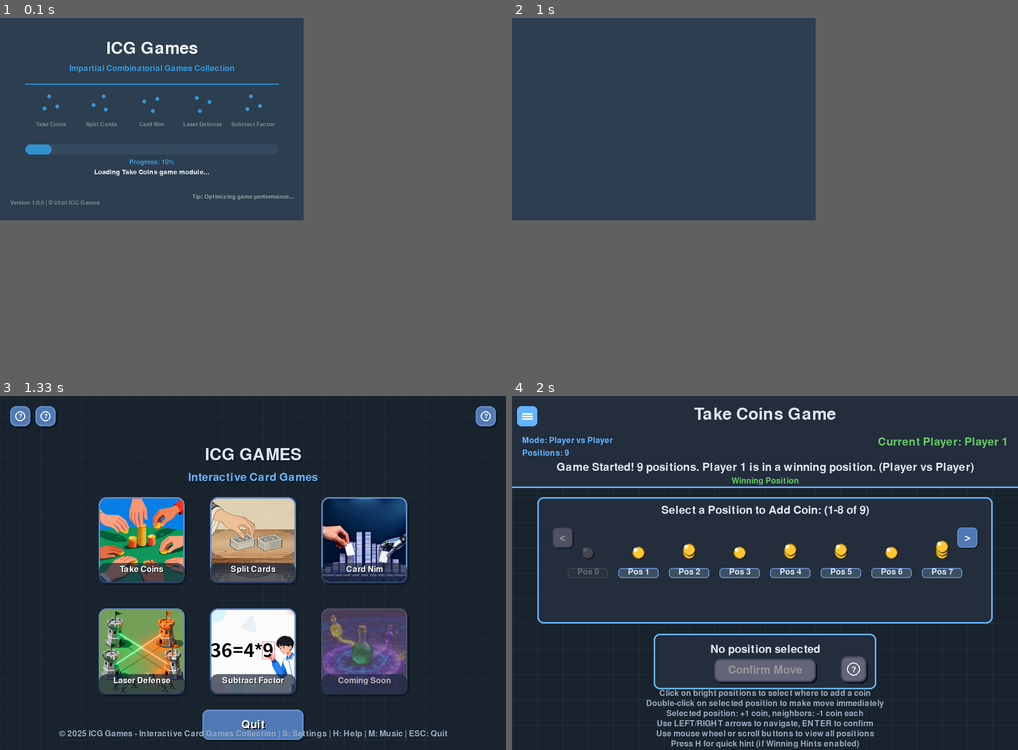
Above: before the commit, frames 1-4 (two rows, left to right).
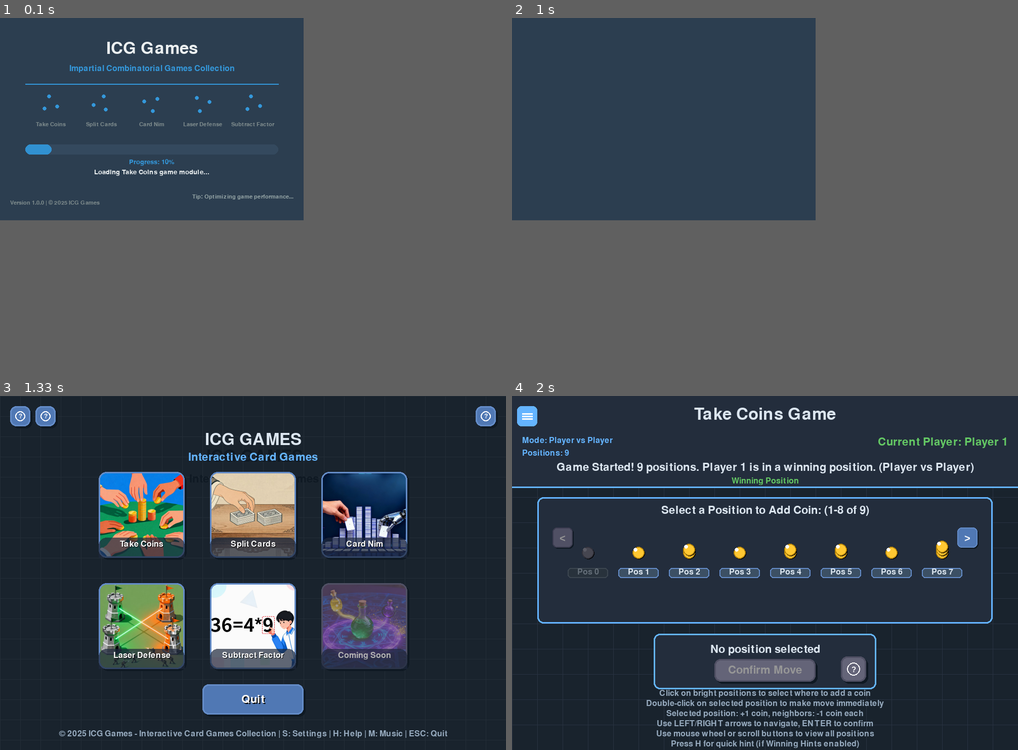
Above: after the commit, the same moments.

Repository: JieteXue/ICG-Games
Game: pygame game, started from src/main.py
Same seed, same stepped clock (60 frames per second), same inputs: the game is played once before the commit and once after it.
Inputs:
- Up to frame 1 (0.1 s): no input
- Up to frame 2 (1 s): tap Space at 0.33 s; tap Enter at 0.67 s
- Up to frame 3 (1.33 s): type "ann" at 1 s
- Up to frame 4 (2 s): tap Enter at 1.33 s; click "Take Coins" at 1.6 s; click "Player vs Player" at 1.93 s

Frames 1-2 are identical in both runs. In frame 3, 31% of the frame differs, in the area x 19-81%, y 10-98%; in frame 4, nothing differs.

Commit message:
Finish BG-Music
Synchronization of main menu and sidebar music button

Diff:
--- a/src/ui/components/music_panel.py
+++ b/src/ui/components/music_panel.py
@@ -23,16 +23,20 @@
         self.panel_y = (SCREEN_HEIGHT - self.panel_height) // 2
 
         # Music list
+        self.music_list = []
+        self.refresh_music_list()  # 新增方法
+
+        self.selected_index = 0
+        self.music_buttons = []
+        self.create_music_buttons()
+    def refresh_music_list(self):
+        """Refresh the music list from the music manager"""
         self.music_list = [
             {"id": 0, "name": "solari", "artist": "Ryuichi Sakamoto", "unlocked": True},
             {"id": 1, "name": "reminisce", "artist": "Aqualina", "unlocked": True},
             {"id": 2, "name": "music for airports", "artist": "Specialists", "unlocked": True},
-            {"id": 3, "name": "quantum", "artist": "bbrother", "unlocked": False}
+            {"id": 3, "name": "quantum", "artist": "bbrother", "unlocked": self.music_manager.is_music_unlocked(3)}
         ]
-
-        self.selected_index = 0
-        self.music_buttons = []
-        self.create_music_buttons()
 
     def create_music_buttons(self):
         """Create music selection buttons"""
@@ -52,12 +56,15 @@
                 i == self.selected_index
             )
             self.music_buttons.append(button)
-
     def show(self):
         """Show the music panel"""
         self.visible = True
-        # 加载当前选择的音乐索引
+        # 每次显示时刷新解锁状态
+        self.refresh_music_list()
         self.selected_index = self.music_manager.get_current_music_index()
+        # 重新创建按钮以反映新的解锁状态
+        self.music_buttons = []
+        self.create_music_buttons()
         self.update_selection()
 
     def hide(self):
--- a/src/ui/components/redeem_dialog.py
+++ b/src/ui/components/redeem_dialog.py
@@ -1,5 +1,3 @@
-# [file name]: redeem_dialog.py
-# [file content begin]
 """
 Redeem CDKEY Dialog Component
 """
@@ -111,25 +109,21 @@
                     self.input_text += event.unicode
 
         return None
-
     def _process_cdkey(self):
         """Process the CDKEY input"""
         cdkey = self.input_text.strip()
 
-        # Check if quantum is already unlocked
-        if self.music_manager.is_music_unlocked(3):
-            self.message = "CDKEY used!"
-            self.message_color = (255, 100, 100)
-            return
-
-        # Check if CDKEY is correct
+        # 检查如果CDKEY正确
         if cdkey == "XLY303":
-            # Unlock quantum music
+            # 解锁音乐
             if self.music_manager.unlock_music(3):
                 self.message = "quantum unlocked!"
                 self.message_color = (100, 255, 100)
+                # 立即刷新音乐面板（如果可见）
+                if hasattr(self, 'parent_menu') and hasattr(self.parent_menu, 'music_panel'):
+                    self.parent_menu.music_panel.refresh_music_list()
             else:
-                self.message = "Error unlocking music"
+                self.message = "Music already unlocked!"
                 self.message_color = (255, 100, 100)
         else:
             self.message = "invalid key"
--- a/src/ui/components/sidebar.py
+++ b/src/ui/components/sidebar.py
@@ -6,7 +6,7 @@
 from utils.constants import *
 from ui.components.settings_panel import SettingsPanel
 from ui.components.music_panel import MusicPanel
-from utils.music_manager import music_manager
+
 
 class Sidebar:
     """Expandable sidebar with toggle button only visible when collapsed"""
@@ -17,12 +17,16 @@
         self.expanded = False  # 默认不展开
         self.current_width = 0  # 默认宽度为0，完全隐藏
         self.target_width = 0
-        self.settings_panel = SettingsPanel(screen, font_manager)
-        self.music_panel = MusicPanel(screen, font_manager, music_manager)#新增音乐面板
+        # 使用全局音乐管理器
+        from utils.music_manager import music_manager
+        self.music_manager = music_manager
+
+        # 确保设置面板使用同一个音乐管理器实例
+        self.settings_panel = SettingsPanel(screen, font_manager, self.music_manager)
+        self.music_panel = MusicPanel(screen, font_manager, self.music_manager)
 
         # 从设置面板获取初始设置
         self.settings = self.settings_panel.get_settings()
-
         # Sidebar position - 初始宽度为0
         self.rect = pygame.Rect(0, 0, 0, SCREEN_HEIGHT)
 
--- a/src/ui/menus.py
+++ b/src/ui/menus.py
@@ -99,14 +99,25 @@
             print(f"❌ Could not import music_manager: {e}")
             self.music_manager = None
 
-        # 新增：初始化设置面板
+            # 先初始化音乐管理器
+        try:
+            from utils.music_manager import music_manager
+            self.music_manager = music_manager
+            print("✅ Music manager loaded in MainMenu")
+        except ImportError as e:
+            print(f"❌ Could not import music_manager: {e}")
+            self.music_manager = None
+
+        # 再初始化设置面板，传递同一个音乐管理器
         self.settings_panel = SettingsPanel(self.screen, self.font_manager, self.music_manager)
 
-        # 新增：初始化音乐面板
+        # 初始化音乐面板
         self.music_panel = MusicPanel(self.screen, self.font_manager, self.music_manager)
 
-        # 新增：初始化兑换码对话框
+        # 初始化兑换码对话框
         self.redeem_dialog = RedeemDialog(self.screen, self.font_manager, self.music_manager)
+        # 将主菜单引用传递给兑换码对话框，以便刷新音乐面板
+        self.redeem_dialog.parent_menu = self
 
         # 初始化音乐（如果启用）
         if self.music_manager and self.music_manager.is_music_enabled():
@@ -139,7 +150,7 @@
         grid_width = 3 * button_size + 2 * button_spacing
         grid_height = 2 * button_size + button_spacing
         grid_start_x = (SCREEN_WIDTH - grid_width) // 2
-        grid_start_y = 200  # 调整位置，为顶部按钮留出空间
+        grid_start_y = 150  # 调整位置，为顶部按钮留出空间
 
         # Define button configurations
         button_configs = [
@@ -300,8 +311,8 @@
                 self.screen.blit(title_shadow, (SCREEN_WIDTH//2 - title.get_width()//2 + 3, 83))
                 self.screen.blit(subtitle_shadow, (SCREEN_WIDTH//2 - subtitle.get_width()//2 + 2, 143))
 
-            self.screen.blit(title, (SCREEN_WIDTH//2 - title.get_width()//2, 80))
-            self.screen.blit(subtitle, (SCREEN_WIDTH//2 - subtitle.get_width()//2, 140))
+            self.screen.blit(title, (SCREEN_WIDTH//2 - title.get_width()//2, 70))
+            self.screen.blit(subtitle, (SCREEN_WIDTH//2 - subtitle.get_width()//2, 110))
 
     @handle_game_errors
     def handle_events(self):
@@ -529,8 +540,8 @@
         self.screen.blit(title_shadow, (SCREEN_WIDTH//2 - title.get_width()//2 + 3, 103))
         self.screen.blit(subtitle_shadow, (SCREEN_WIDTH//2 - subtitle.get_width()//2 + 2, 153))
 
-        self.screen.blit(title, (SCREEN_WIDTH//2 - title.get_width()//2, 100))
-        self.screen.blit(subtitle, (SCREEN_WIDTH//2 - subtitle.get_width()//2, 150))
+        self.screen.blit(title, (SCREEN_WIDTH//2 - title.get_width()//2, 70))
+        self.screen.blit(subtitle, (SCREEN_WIDTH//2 - subtitle.get_width()//2, 110))
 
     def draw(self):
         """Draw the main menu with all components"""
